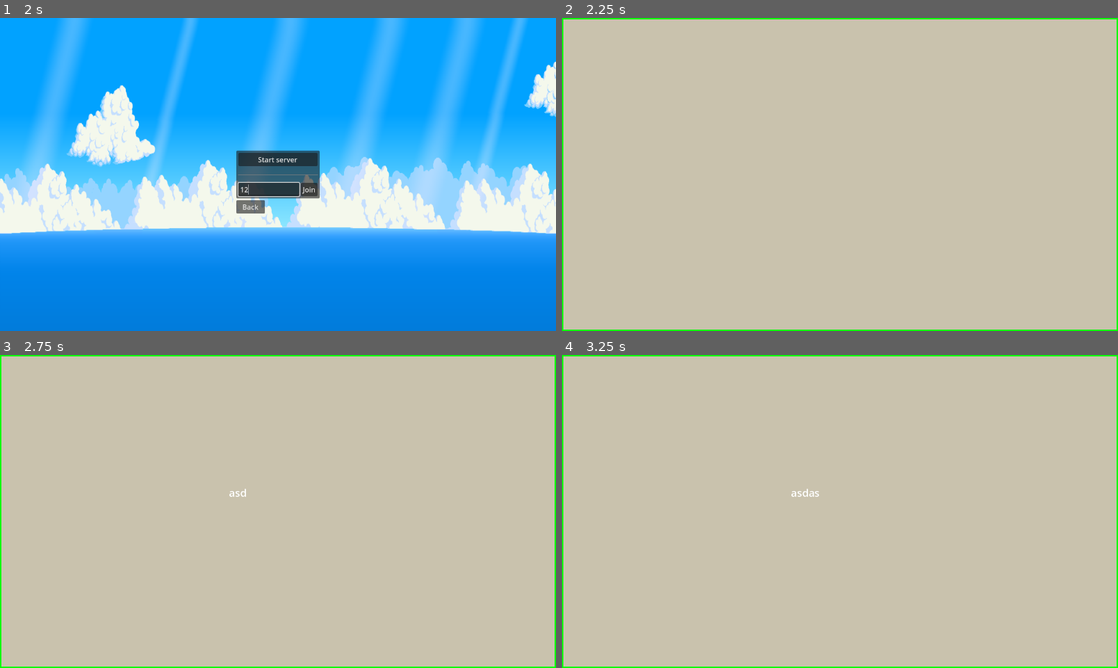
Above: before the commit, frames 1-4 (two rows, left to right).
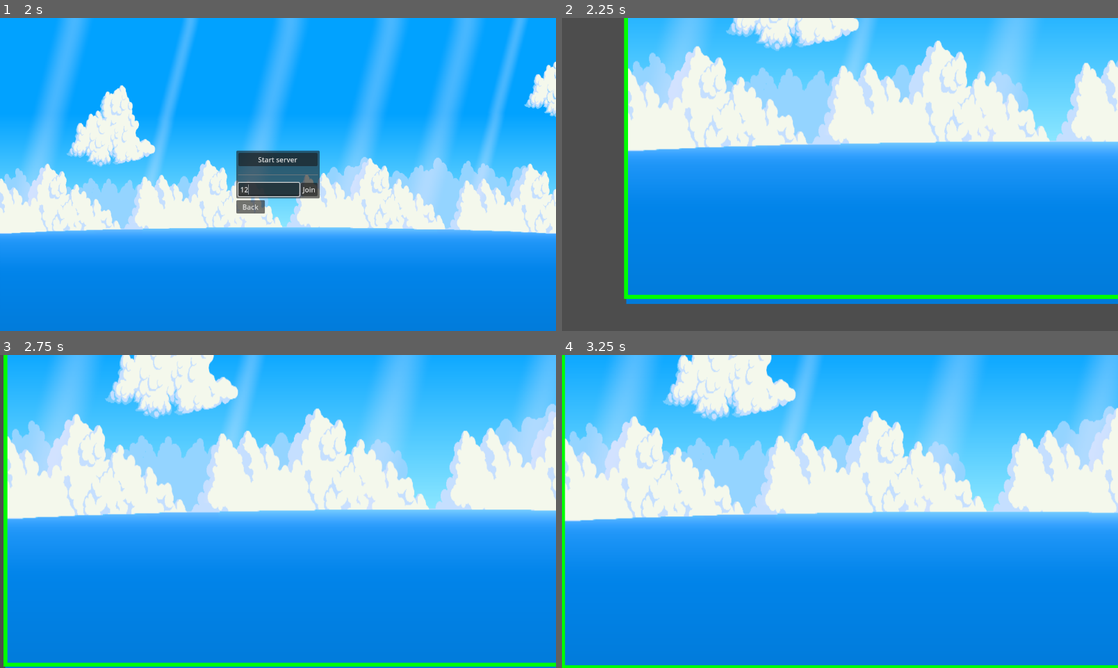
Above: after the commit, the same moments.

Repository: birugh/minimart
Game: Godot game, scene res://Interface/main_menu.tscn
Same seed, same stepped clock (60 frames per second), same inputs: the game is played once before the commit and once after it. The engine's default icon, where the game draws it, is replaced by a stand-in: a white triangle on a blue panel in a dark square.
Inputs (mouse positions are in pixels of both pictures, inside the frame that each line leads up to):
- Up to frame 1 (2 s): click "Play" at 0.5 s; click (266, 190) at 1.27 s; type "12" at 1.35 s
- Up to frame 2 (2.25 s): click "Start server" at 2 s
- Up to frame 3 (2.75 s): no input
- Up to frame 4 (3.25 s): move the mouse to (962, 495) at 2.77 s; press the mouse at (962, 495) at 2.78 s; hold D (move-right) from 2.78 s (still down)

Frame 1 is identical in both runs. In frame 2, 100% of the frame differs, in the area x 0-100%, y 0-100%; in frame 3, 100%; in frame 4, 99%.

Commit message:
new init

Diff:
--- a/Interfaces/main.tscn
+++ b/Interfaces/main.tscn
@@ -1,9 +1,8 @@
-[gd_scene load_steps=6 format=3 uid="uid://blkp40y57dwf2"]
+[gd_scene load_steps=5 format=3 uid="uid://blkp40y57dwf2"]
 
 [ext_resource type="Script" path="res://Scripts/main.gd" id="1_7j5e5"]
 [ext_resource type="PackedScene" uid="uid://cboa7qsgpwkht" path="res://maps/map_1.tscn" id="3_nu30d"]
 [ext_resource type="Texture2D" uid="uid://c0pgrqb0mr2kb" path="res://Job-action/job-assets/169040.png" id="4_lxl2a"]
-[ext_resource type="PackedScene" uid="uid://gf0fmaoi2p1g" path="res://cutscenes/intro.tscn" id="4_mc22k"]
 
 [sub_resource type="RectangleShape2D" id="RectangleShape2D_28auc"]
 size = Vector2(200, 150)
@@ -11,7 +10,6 @@
 [node name="Main" type="Node"]
 script = ExtResource("1_7j5e5")
 map = ExtResource("3_nu30d")
-scene = ExtResource("4_mc22k")
 
 [node name="NinePatchRect" type="NinePatchRect" parent="."]
 offset_right = 1283.0
--- a/Scripts/main.gd
+++ b/Scripts/main.gd
@@ -3,7 +3,7 @@
 
 @export var player : PackedScene = preload("res://player/player.tscn")
 @export var map : PackedScene
-@export var scene: PackedScene
+#@export var scene: PacscnekedScene
 
 func _ready() -> void:
 	print(player)
@@ -44,7 +44,7 @@
 	%ButtonBack.hide()
 	%MapInstance.add_child(map.instantiate())
 	add_player.rpc(multiplayer.get_unique_id())
-	%Content.add_child(scene.instantiate())
+	#%Content.add_child(scene.instantiate())
 
 
 func connection_lost():
--- a/maps/map_1.tscn
+++ b/maps/map_1.tscn
@@ -1,4 +1,6 @@
-[gd_scene format=3 uid="uid://cboa7qsgpwkht"]
+[gd_scene load_steps=2 format=3 uid="uid://cboa7qsgpwkht"]
+
+[ext_resource type="PackedScene" uid="uid://bbfta71fay73a" path="res://Job-action/job-scenes/Mart.tscn" id="1_cyr46"]
 
 [node name="map1" type="Control"]
 layout_mode = 3
@@ -9,6 +11,7 @@
 grow_vertical = 2
 
 [node name="ColorRect" type="ColorRect" parent="."]
+visible = false
 layout_mode = 1
 anchors_preset = 15
 anchor_right = 1.0
@@ -16,3 +19,5 @@
 grow_horizontal = 2
 grow_vertical = 2
 color = Color(0.788235, 0.760784, 0.678431, 1)
+
+[node name="Mart" parent="." instance=ExtResource("1_cyr46")]
